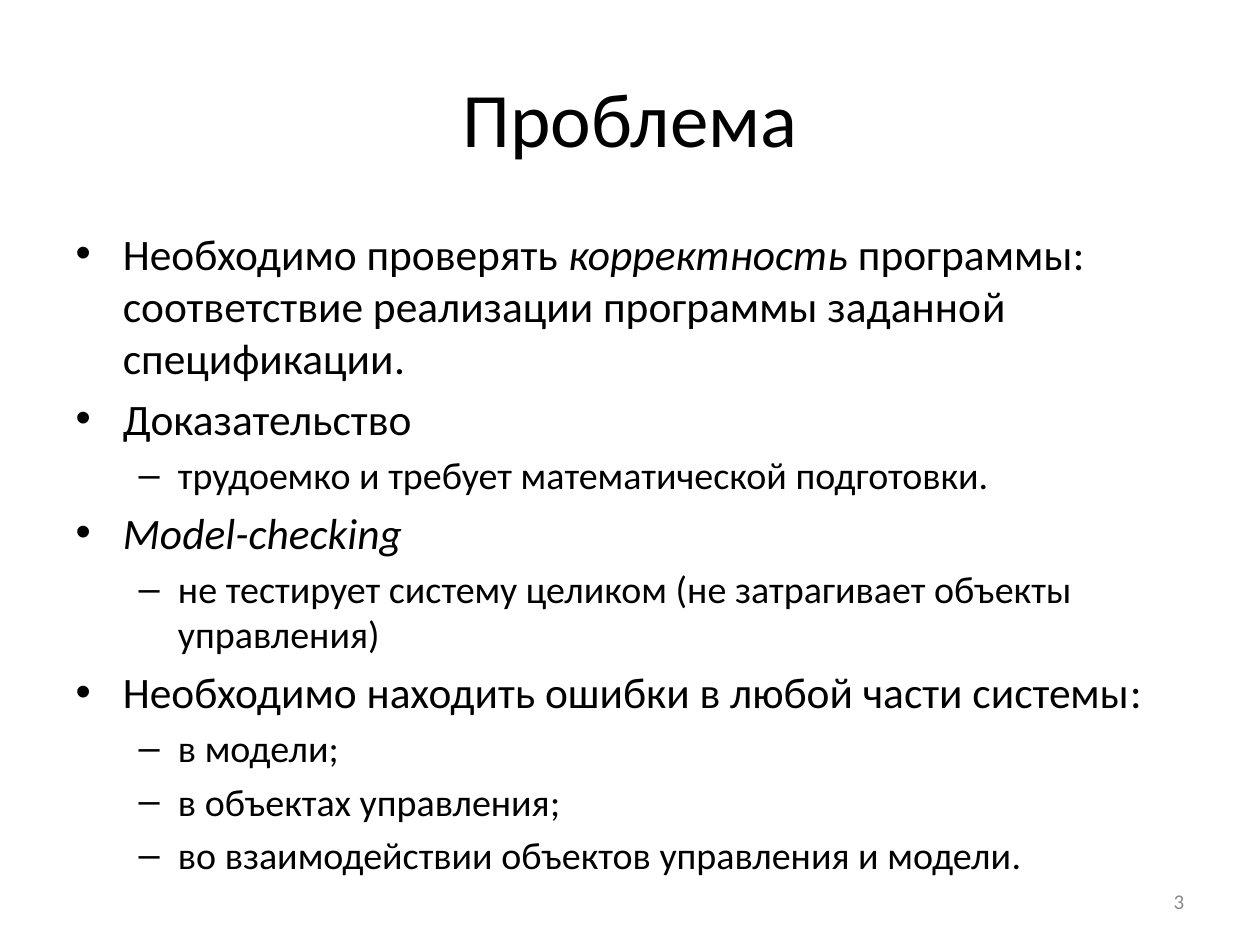
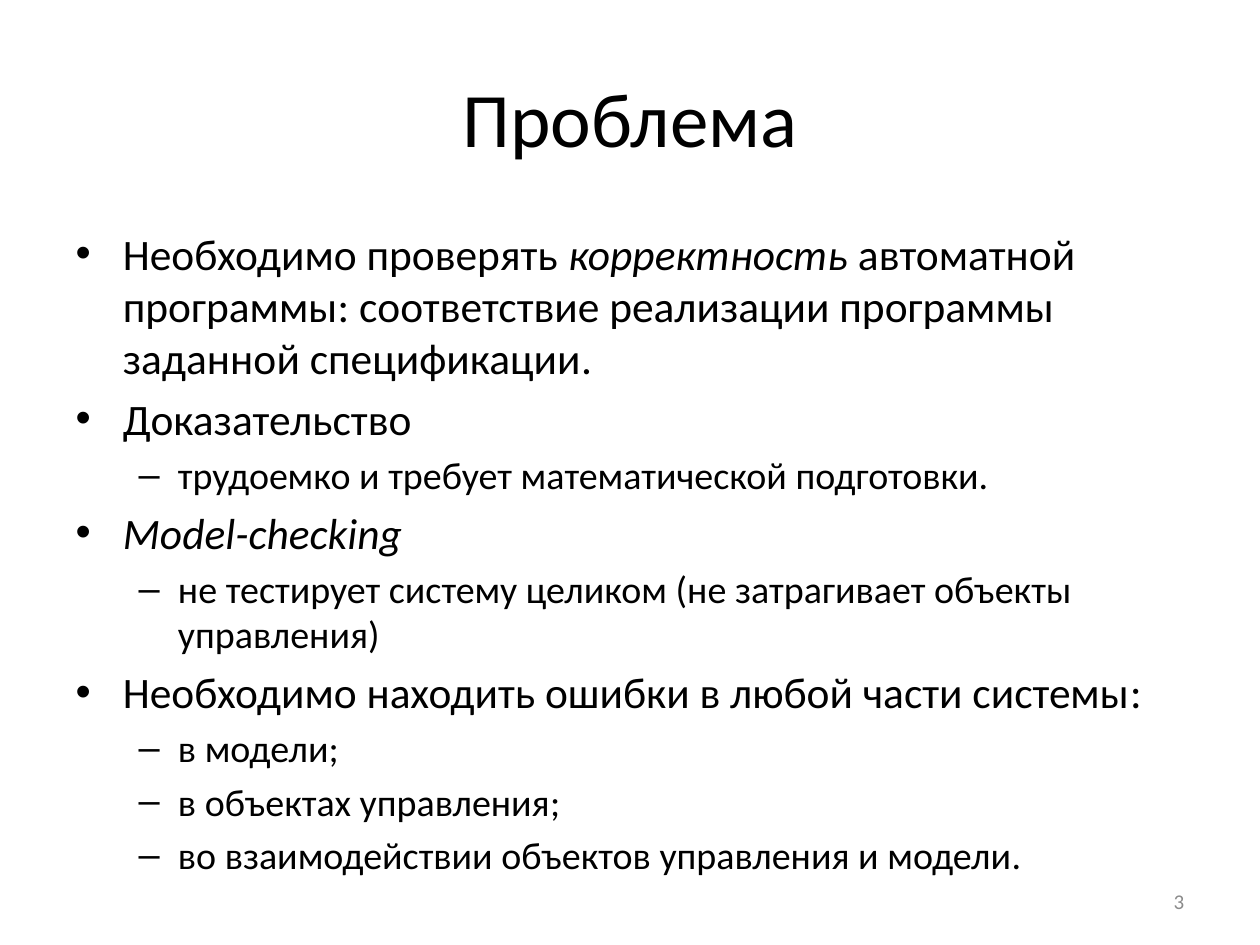
Before and after one commit to nohoper/masters, a slide deck: slide 3 of kmu.pptx. Drawn at 1260x945 pixels with LibreOffice and Linux fonts; fonts in the diff are those of the drawing. Boxes give left, top, right and bottom in pixels: in the first picture for what was removed or moved away, otherwise in the second. Text is boxed around its words. In the diff, an @@ line names an element or a change of style, - is before the commit and + after.

```diff
--- a/kmu.pptx
+++ b/kmu.pptx
@@ text at [123,240,1075,381]: text changed @@
-• Необходимо проверять корректность программы: соответствие реализации программы заданной спецификации.
+• Необходимо проверять корректность автоматной программы: соответствие реализации программы заданной спецификации.
```
Also in this commit, not shown: 1 other file.
